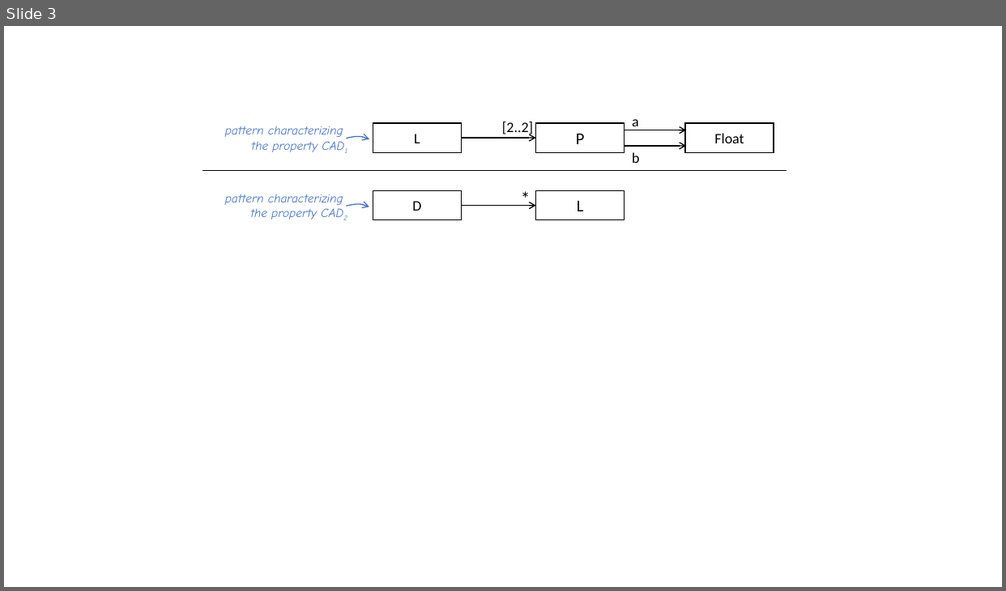
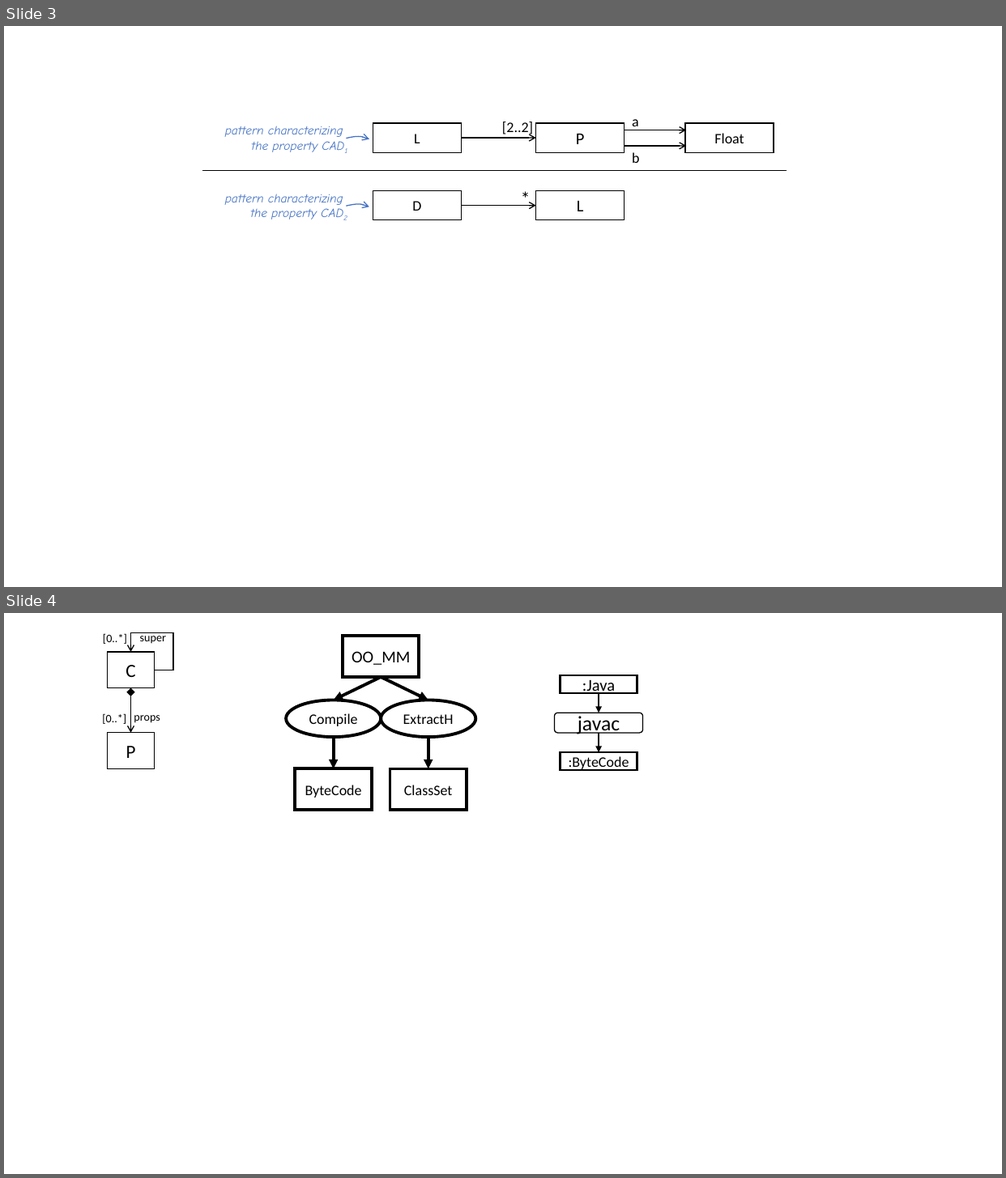
Before and after one commit to moussaamrani/MPMFormalisation, a slide deck: img/PCAD.pptx. Shown one above the other, each under a label of ours: slide 3 before the commit, slides 3 and 4 after it. The pictures are 1006x591 and 1006x1178 pixels, drawn with LibreOffice and Linux fonts; fonts in the diff are those of the drawing. Boxes give left, top, right and bottom in pixels: in the first picture for what was removed or moved away, otherwise in the second. Text is boxed around its words. In the diff, an @@ line names an element or a change of style, - is before the commit and + after.

```diff
--- a/img/PCAD.pptx
+++ b/img/PCAD.pptx
@@ slide 4 added at bbox=[4, 613, 1002, 1174], background #FFFFFF @@
@@ text added at bbox=[103, 633, 127, 644], 11 pt, text #000000 @@
+[0..*]
@@ elbow arrow added from (155, 670) to (130, 652), #000000 1 pt @@
@@ text added at bbox=[140, 632, 166, 644], 11 pt, text #000000 @@
+super
@@ rectangle added at bbox=[343, 636, 419, 677], outline #000000 3 pt, 16 pt, text #000000 @@
+OO_MM
@@ rectangle added at bbox=[108, 652, 155, 688], outline #000000 1 pt, 18 pt, text #000000 @@
+C
@@ arrow added from (381, 677) to (334, 700), #000000 3 pt @@
@@ arrow added from (381, 677) to (428, 700), #000000 3 pt @@
@@ rectangle added at bbox=[560, 675, 637, 693], outline #000000 2 pt, 16 pt, text #000000 @@
+:Java
@@ rectangle added at bbox=[126, 688, 134, 696], fill #000000 @@
@@ arrow added from (130, 688) to (130, 733), #000000 1 pt @@
@@ ellipse added at bbox=[286, 700, 381, 736], outline #000000 3 pt, 14 pt, text #000000 @@
+Compile
@@ ellipse added at bbox=[381, 700, 475, 736], outline #000000 3 pt, 14 pt, text #000000 @@
+ExtractH
@@ arrow added from (599, 693) to (599, 713), #000000 2 pt @@
@@ text added at bbox=[102, 713, 126, 724], 11 pt, text #000000 @@
+[0..*]
@@ rectangle added at bbox=[108, 733, 155, 769], outline #000000 1 pt, 18 pt, text #000000 @@
+P
@@ text added at bbox=[134, 715, 160, 723], 11 pt, text #000000 @@
+props
@@ rounded rectangle added at bbox=[554, 713, 642, 733], fill #FFFFFF, outline #000000 1 pt, 20 pt, text #000000 @@
+javac
@@ arrow added from (599, 733) to (599, 752), #000000 2 pt @@
@@ arrow added from (334, 737) to (334, 769), #000000 3 pt @@
@@ arrow added from (428, 737) to (428, 769), #000000 3 pt @@
@@ rectangle added at bbox=[560, 752, 637, 770], outline #000000 2 pt, 14 pt, text #000000 @@
+:ByteCode
@@ rectangle added at bbox=[296, 769, 372, 810], outline #000000 3 pt, 14 pt, text #000000 @@
+ByteCode
@@ rectangle added at bbox=[390, 769, 467, 810], outline #000000 3 pt, 14 pt, text #000000 @@
+ClassSet
```
Also in this commit, not shown: 9 other files.
